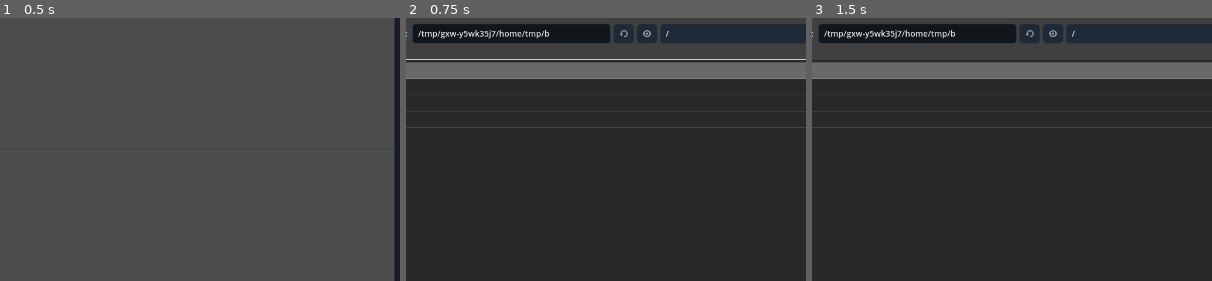
Above: before the commit, frames 1-3 (left to right).
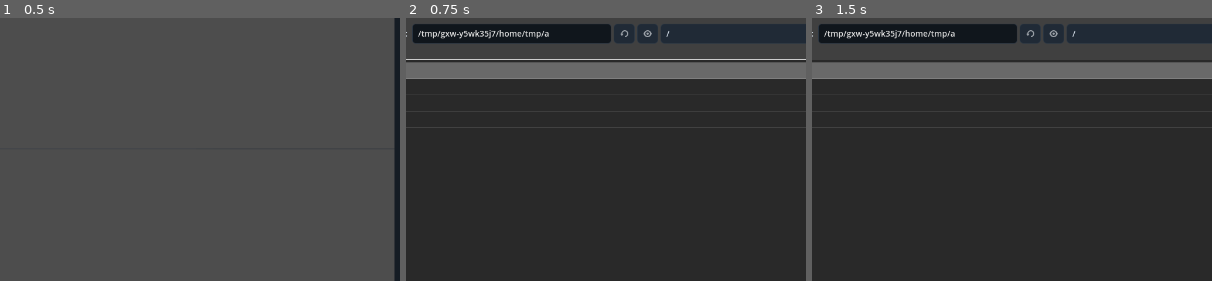
Above: after the commit, the same moments.

Repository: Onnevan/Kabuki
Game: Godot game, scene res://editor/main.tscn
The game is run twice, just before and just after one commit, with the same random seed, the same clock (stepped at 60 frames per second) and the same inputs.
Inputs (mouse positions are % of the whole screen's width and height, from its top left):
- Up to frame 1 (0.5 s): no input
- Up to frame 2 (0.75 s): click "＋ IMPORT" at 0.5 s
- Up to frame 3 (1.5 s): click (37, 77) at 1.27 s; type "12" at 1.35 s
The pictures show only the part of the screen within x 27-77%, y 15-65%; the shares and areas given below are measured in that part.

Frame 1 is identical in both runs. In frame 2, less than 0.1% of the frame differs, in the area x 34-66%, y 3-9%; in frame 3, less than 0.1%.

Commit message:
Give runtime strokes stable animation identities

Diff:
--- a/paint/stroke3d.gd
+++ b/paint/stroke3d.gd
@@ -8,6 +8,14 @@
 var fill_enabled := false
 var fill_color := Color(0.8, 0.25, 0.18, 0.55)
 var closed := false
+var stroke_id := ""
+
+func set_points(value: PackedVector3Array) -> void:
+	points = value.duplicate()
+	rebuild()
+
+func style_dict() -> Dictionary:
+	return {"radius": radius, "color": stroke_color, "fill_enabled": fill_enabled, "fill_color": fill_color}
 
 func add_point(p: Vector3) -> void:
 	if not points.is_empty() and points[-1].distance_to(p) < 0.006:
